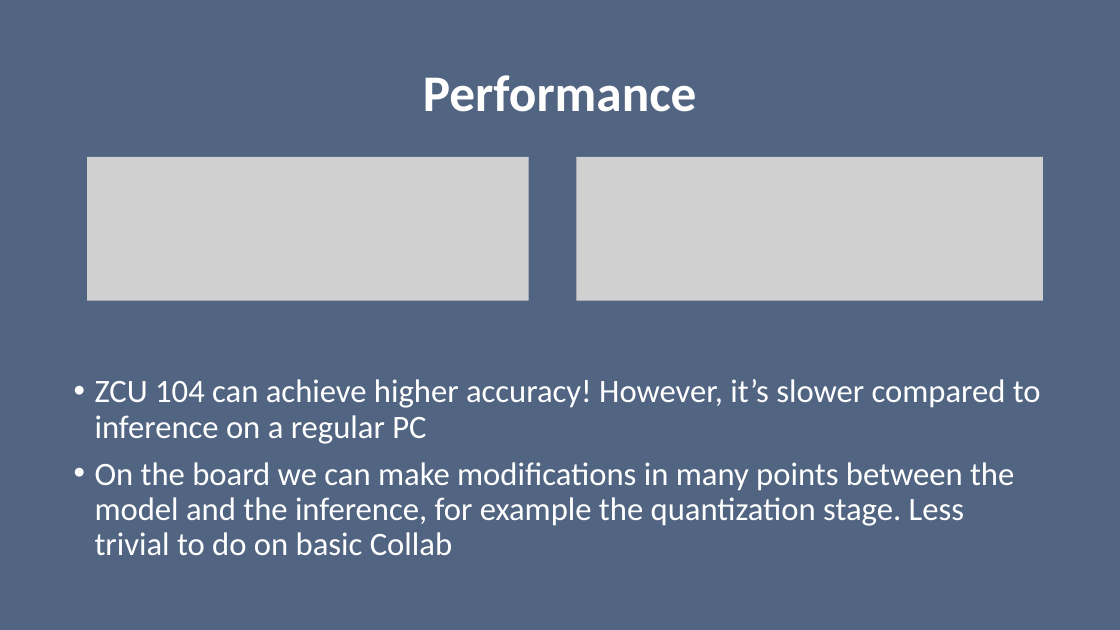
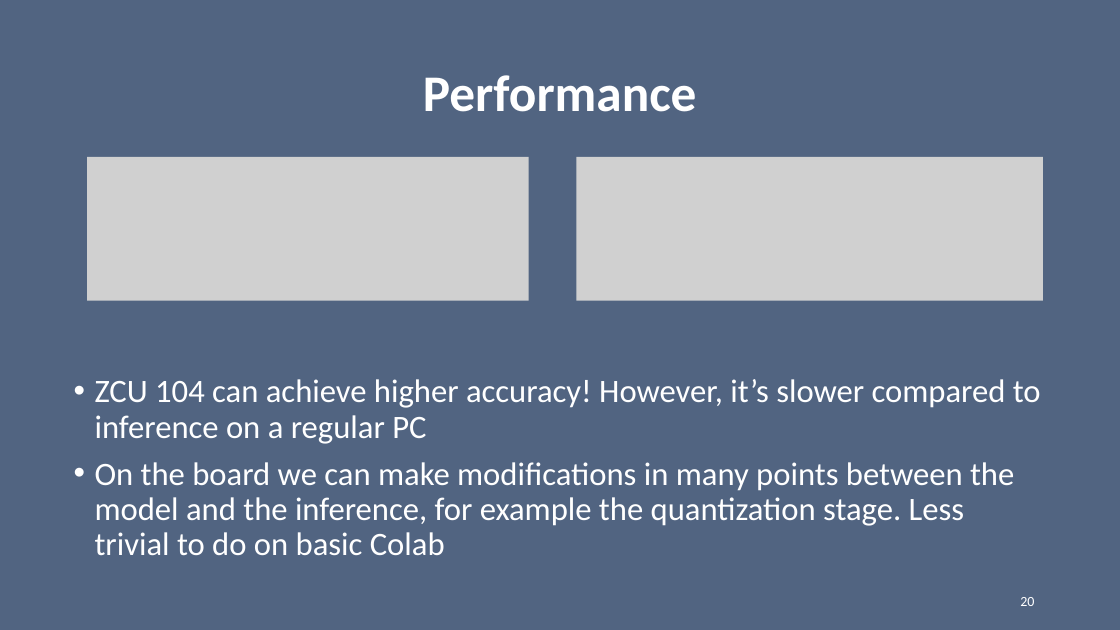
Before and after one commit to AmitShtober/Deep-Neural-Network-Inference-on-FPGA-using-TF, a slide deck: slide 20 of Pres/Final Presentation - updated.pptx. Drawn at 1120x630 pixels with LibreOffice and Linux fonts; fonts in the diff are those of the drawing; grey boxes stand for pictures. Boxes give left, top, right and bottom in pixels: in the first picture for what was removed or moved away, otherwise in the second. Text is boxed around its words. In the diff, an @@ line names an element or a change of style, - is before the commit and + after.

```diff
--- a/Pres/Final Presentation - updated.pptx
+++ b/Pres/Final Presentation - updated.pptx
@@ text at box(95, 462, 1014, 555): text changed @@
-• On the board we can make modifications in many points between the model and the inference, for example the quantization stage. Less trivial to do on basic Collab
+• On the board we can make modifications in many points between the model and the inference, for example the quantization stage. Less trivial to do on basic Colab
@@ page number added at box(1020, 597, 1034, 606), 12 pt, text #FFFFFF @@
+20
```
Also in this commit, not shown: 23 other slides changed.
